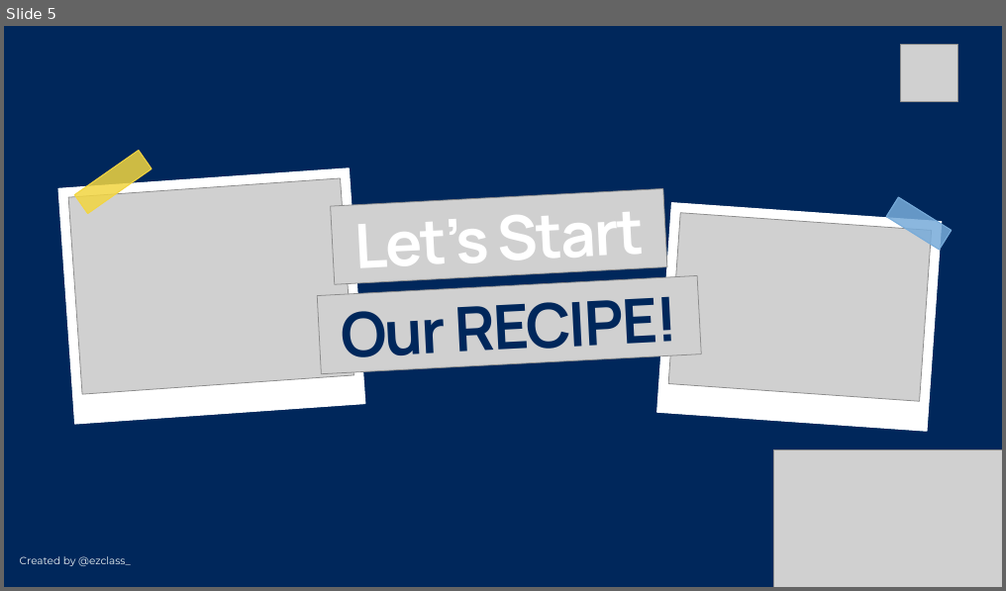
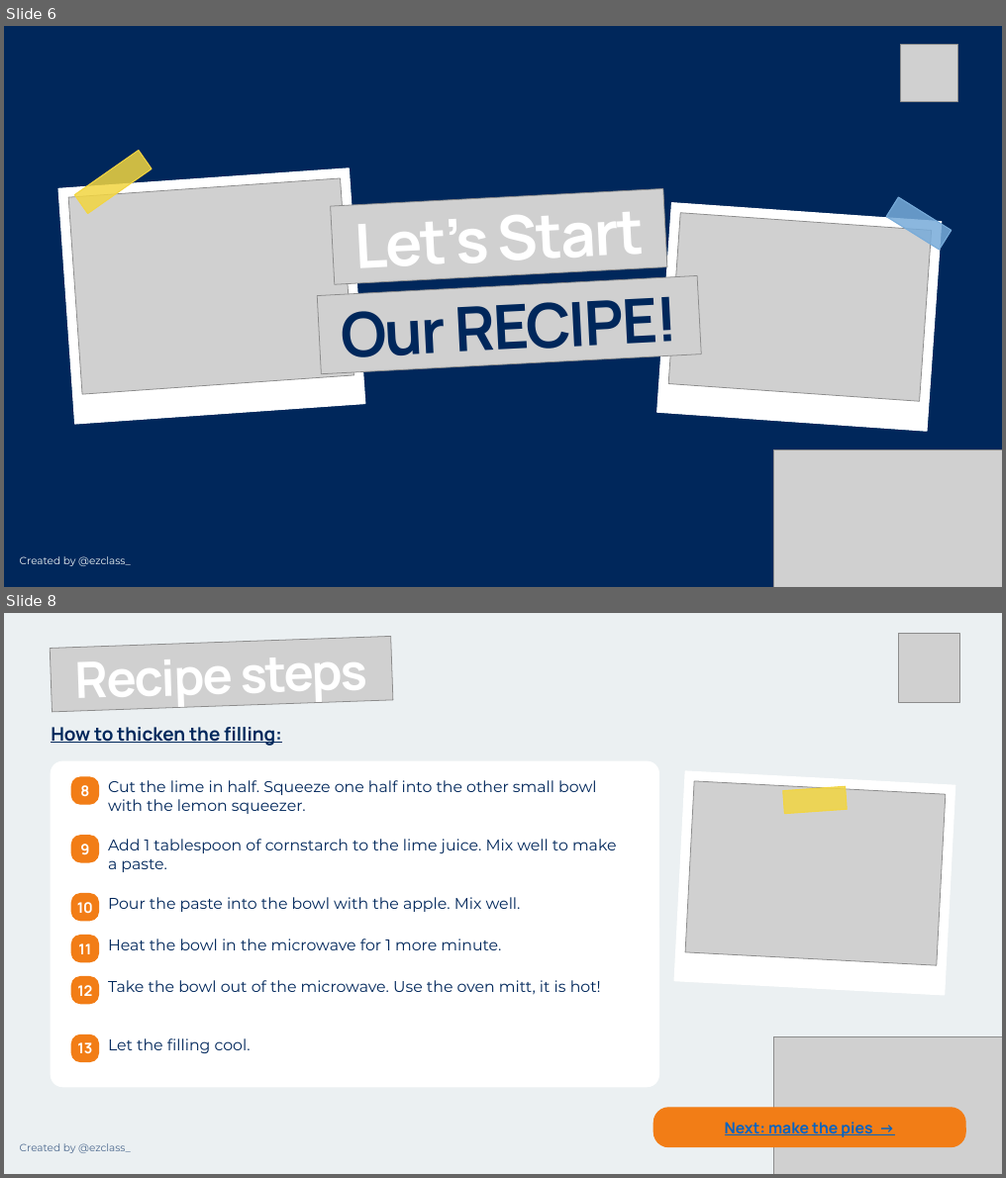
Before and after one commit to ezclassbr/cooking-class, a slide deck: art/deck/apple-pie-cooking-class.pptx. Shown one above the other, each under a label of ours: slide 5 before the commit, slides 6 and 8 after it; the slides between them are not shown. The pictures are 1006x591 and 1006x1178 pixels, drawn with LibreOffice and Linux fonts; fonts in the diff are those of the drawing; grey boxes stand for pictures. Boxes give left, top, right and bottom in pixels: in the first picture for what was removed or moved away, otherwise in the second. Text is boxed around its words. In the diff, an @@ line names an element or a change of style, - is before the commit and + after.

```diff
--- a/art/deck/apple-pie-cooking-class.pptx
+++ b/art/deck/apple-pie-cooking-class.pptx
@@ slide 8 added at bbox=[4, 613, 1002, 1174], background #EBF0F2 @@
@@ picture added at bbox=[50, 636, 393, 712] @@
@@ picture added at bbox=[899, 633, 960, 702] @@
@@ text added at bbox=[75, 658, 368, 711], 48 pt, text #FFFFFF, bold @@
+Recipe steps
@@ text added at bbox=[51, 727, 282, 746], 18 pt, text #00275B, bold, underline @@
+How to thicken the filling:
@@ rounded rectangle added at bbox=[51, 761, 658, 1087], fill #FFFFFF, outline #FFFFFF 1 pt @@
@@ rounded rectangle added at bbox=[71, 777, 98, 804], fill #F27D16, outline #F27D16 1 pt @@
@@ text added at bbox=[80, 785, 89, 797], 14 pt, text #FFFFFF, bold @@
+8
@@ text added at bbox=[108, 780, 596, 814], 15 pt, text #00275B @@
+Cut the lime in half. Squeeze one half into the other small bowl with the lemon squeezer.
@@ rectangle added at bbox=[674, 771, 955, 996], fill #FFFFFF, outline #FFFFFF 1 pt @@
@@ picture added at bbox=[685, 781, 945, 965] @@
@@ rectangle added at bbox=[783, 787, 846, 814], fill #F2D541 at 85% opacity, outline #F2D541 1 pt @@
@@ rounded rectangle added at bbox=[71, 836, 98, 862], fill #F27D16, outline #F27D16 1 pt @@
@@ text added at bbox=[80, 844, 89, 856], 14 pt, text #FFFFFF, bold @@
+9
@@ text added at bbox=[108, 839, 617, 872], 15 pt, text #00275B @@
+Add 1 tablespoon of cornstarch to the lime juice. Mix well to make a paste.
@@ rounded rectangle added at bbox=[71, 894, 98, 921], fill #F27D16, outline #F27D16 1 pt @@
@@ text added at bbox=[77, 902, 93, 914], 14 pt, text #FFFFFF, bold @@
+10
@@ text added at bbox=[108, 897, 521, 912], 15 pt, text #00275B @@
+Pour the paste into the bowl with the apple. Mix well.
@@ rounded rectangle added at bbox=[71, 936, 98, 962], fill #F27D16, outline #F27D16 1 pt @@
@@ text added at bbox=[108, 939, 501, 951], 15 pt, text #00275B @@
+Heat the bowl in the microwave for 1 more minute.
@@ text added at bbox=[78, 944, 91, 955], 14 pt, text #FFFFFF, bold @@
+11
@@ rounded rectangle added at bbox=[71, 977, 98, 1004], fill #F27D16, outline #F27D16 1 pt @@
@@ text added at bbox=[77, 985, 92, 996], 14 pt, text #FFFFFF, bold @@
+12
@@ text added at bbox=[108, 980, 601, 995], 15 pt, text #00275B @@
+Take the bowl out of the microwave. Use the oven mitt, it is hot!
@@ rounded rectangle added at bbox=[71, 1035, 98, 1062], fill #F27D16, outline #F27D16 1 pt @@
@@ text added at bbox=[77, 1043, 92, 1054], 14 pt, text #FFFFFF, bold @@
+13
@@ text added at bbox=[108, 1039, 251, 1054], 15 pt, text #00275B @@
+Let the filling cool.
@@ picture added at bbox=[773, 1038, 1002, 1174] @@
@@ rounded rectangle added at bbox=[653, 1108, 966, 1148], fill #F27D16, outline #F27D16 1 pt @@
@@ text added at bbox=[20, 1144, 131, 1154], 10 pt, text #4E6A8F @@
+Created by @ezclass_
@@ text added at bbox=[725, 1122, 872, 1138], 15 pt, text #0563C1, bold, underline @@
+Next: make the pies →
@@ what was slide 5 is now slide 6 @@
```
Also in this commit, not shown: 2 slides changed, 4 other slides added, 2 slides removed, 8 other files.
